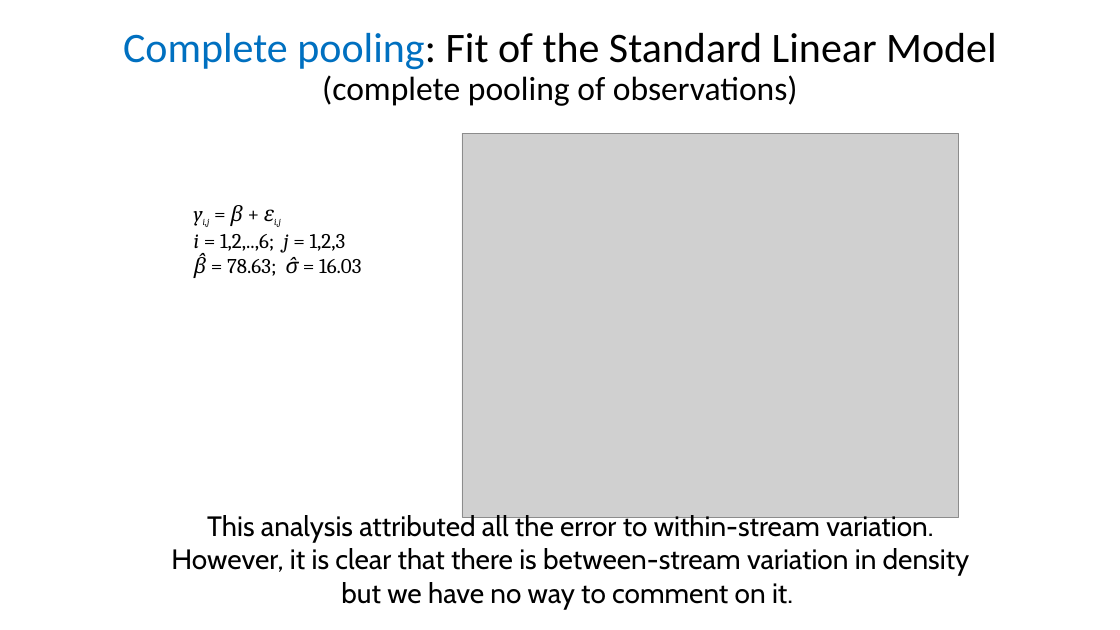
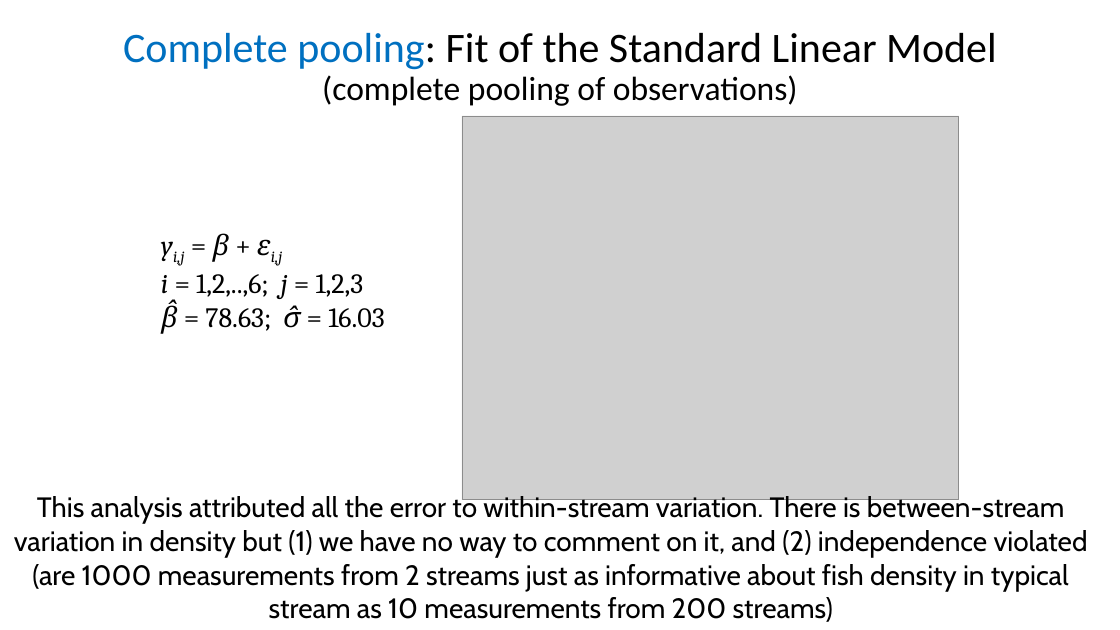
Before and after one commit to taaltree/FW536, a slide deck: slide 6 of Day3_MixedModels_ModelSelection/FW536_Day3_Morning_mixed effects_accessible.pptx. Drawn at 1120x630 pixels with LibreOffice and Linux fonts; fonts in the diff are those of the drawing; grey boxes stand for pictures. Boxes give left, top, right and bottom in pixels: in the first picture for what was removed or moved away, otherwise in the second. Text is boxed around its words. In the diff, an @@ line names an element or a change of style, - is before the commit and + after.

```diff
--- a/Day3_MixedModels_ModelSelection/FW536_Day3_Morning_mixed effects_accessible.pptx
+++ b/Day3_MixedModels_ModelSelection/FW536_Day3_Morning_mixed effects_accessible.pptx
@@ picture: place and size @@
-picture at <box>462,133,960,517</box>
+picture at <box>462,116,960,500</box>
@@ text "yi,j = β + εi,j": place and size @@
-text "yi,j = β + εi,j" at <box>194,205,361,278</box>
+text "yi,j = β + εi,j" at <box>161,233,384,334</box>
@@ text "yi,j = β + εi,j" at <box>161,233,384,334</box>: size 18 to 24 pt in "yi,j = β + εi,j", "i = 1,2,..,6; j = 1,2,3", "β̂ = 78.63; σ̂ = 16.03"; size 14 to 24 pt in "yi,j εi,j" @@
@@ text at <box>14,494,1088,622</box>: text changed @@
-This analysis attributed all the error to within-stream variation. However, it is clear that there is between-stream variation in density but we have no way to comment on it.
+This analysis attributed all the error to within-stream variation. There is between-stream variation in density but (1) we have no way to comment on it, and (2) independence violated (are 1000 measurements from 2 streams just as informative about fish density in typical stream as 10 measurements from 200 streams)
```
Also in this commit, not shown: 22 other slides changed, 1 slide removed, 5 other files.
